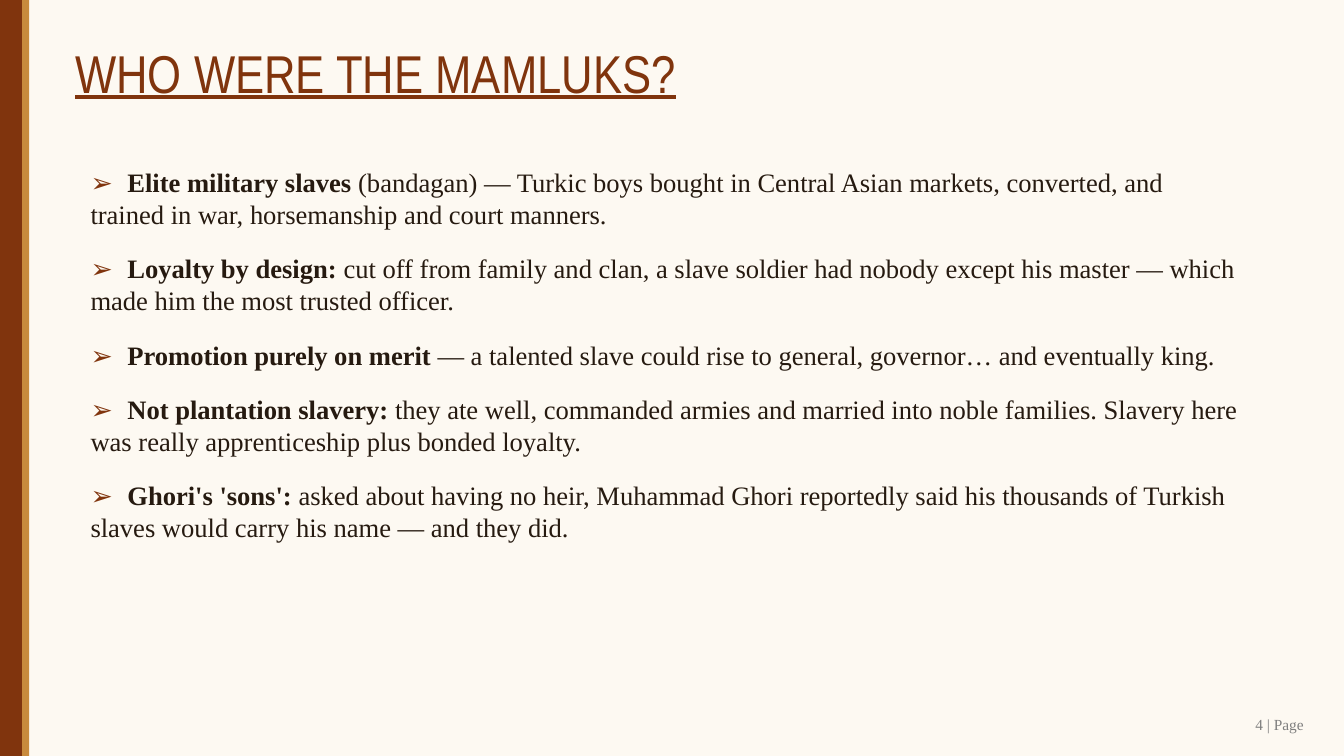
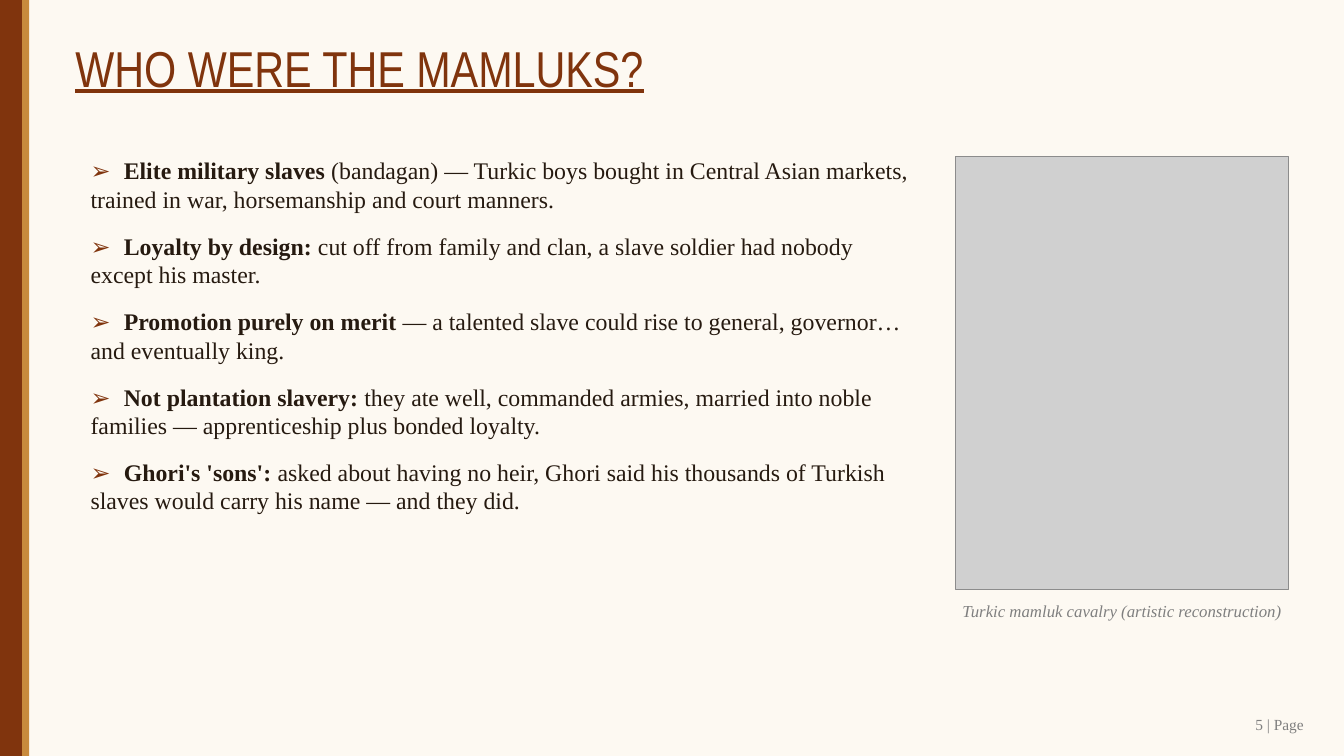
Before and after one commit to SangamSitapuri07/SIH, a slide deck: slide 5 of assignment/Slave_Dynasty_Mamluk_Presentation.pptx (slide 4 before the commit). Drawn at 1344x756 pixels with LibreOffice and Linux fonts; fonts in the diff are those of the drawing; grey boxes stand for pictures. Boxes give left, top, right and bottom in pixels: in the first picture for what was removed or moved away, otherwise in the second. Text is boxed around its words. In the diff, an @@ line names an element or a change of style, - is before the commit and + after.

```diff
--- a/assignment/Slave_Dynasty_Mamluk_Presentation.pptx
+++ b/assignment/Slave_Dynasty_Mamluk_Presentation.pptx
@@ text "WHO WERE THE MAMLUKS?" at <box>75,52,643,93</box>: size 38 to 36 pt @@
@@ text "➢ Elite military slaves (bandagan) ...": place and size @@
-text "➢ Elite military slaves (bandagan) ..." at <box>91,173,1237,543</box>
+text "➢ Elite military slaves (bandagan) ..." at <box>91,162,907,514</box>
@@ text at <box>91,162,907,288</box>: text changed; size 19 to 17 pt @@
-➢ Elite military slaves (bandagan) — Turkic boys bought in Central Asian markets, converted, and trained in war, horsemanship and court manners.
-➢ Loyalty by design: cut off from family and clan, a slave soldier had nobody except his master — which made him the most trusted officer.
+➢ Elite military slaves (bandagan) — Turkic boys bought in Central Asian markets, trained in war, horsemanship and court manners.
+➢ Loyalty by design: cut off from family and clan, a slave soldier had nobody except his master.
@@ picture added at <box>956,156,1289,590</box> @@
@@ text at <box>91,313,901,364</box>: size 19 to 17 pt in "➢ Promotion purely on merit — a ..."; less space between paragraphs @@
@@ text at <box>91,389,884,514</box>: text changed; size 19 to 17 pt @@
-➢ Not plantation slavery: they ate well, commanded armies and married into noble families. Slavery here was really apprenticeship plus bonded loyalty.
-➢ Ghori's 'sons': asked about having no heir, Muhammad Ghori reportedly said his thousands of Turkish slaves would carry his name — and they did.
+➢ Not plantation slavery: they ate well, commanded armies, married into noble families — apprenticeship plus bonded loyalty.
+➢ Ghori's 'sons': asked about having no heir, Ghori said his thousands of Turkish slaves would carry his name — and they did.
@@ text added at <box>962,605,1281,621</box>, 12 pt, text #7F7F7F, italic @@
+Turkic mamluk cavalry (artistic reconstruction)
@@ text at <box>1255,720,1304,733</box>: text changed @@
-4 | Page
+5 | Page
```
Also in this commit, not shown: 15 other slides changed, 1 slide added, 8 other files.
